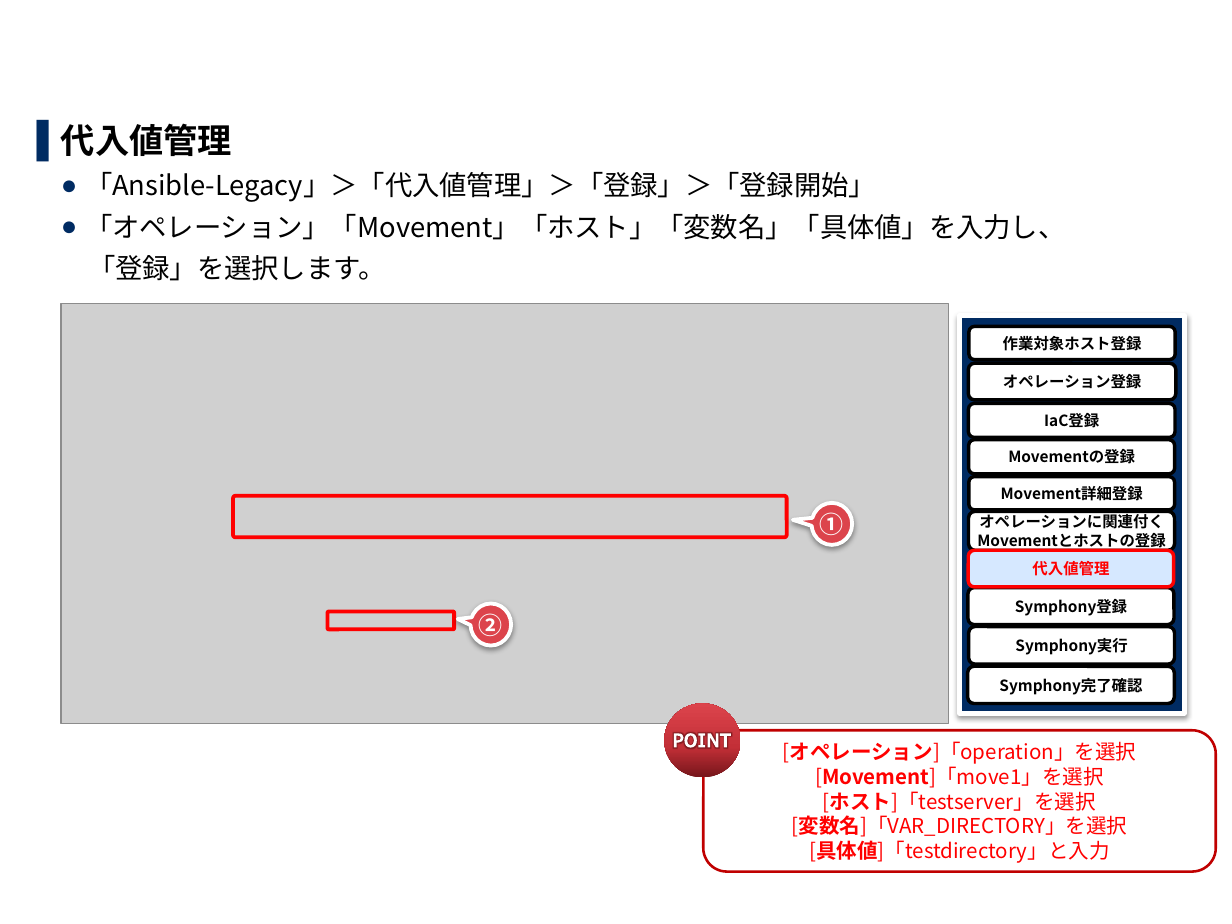
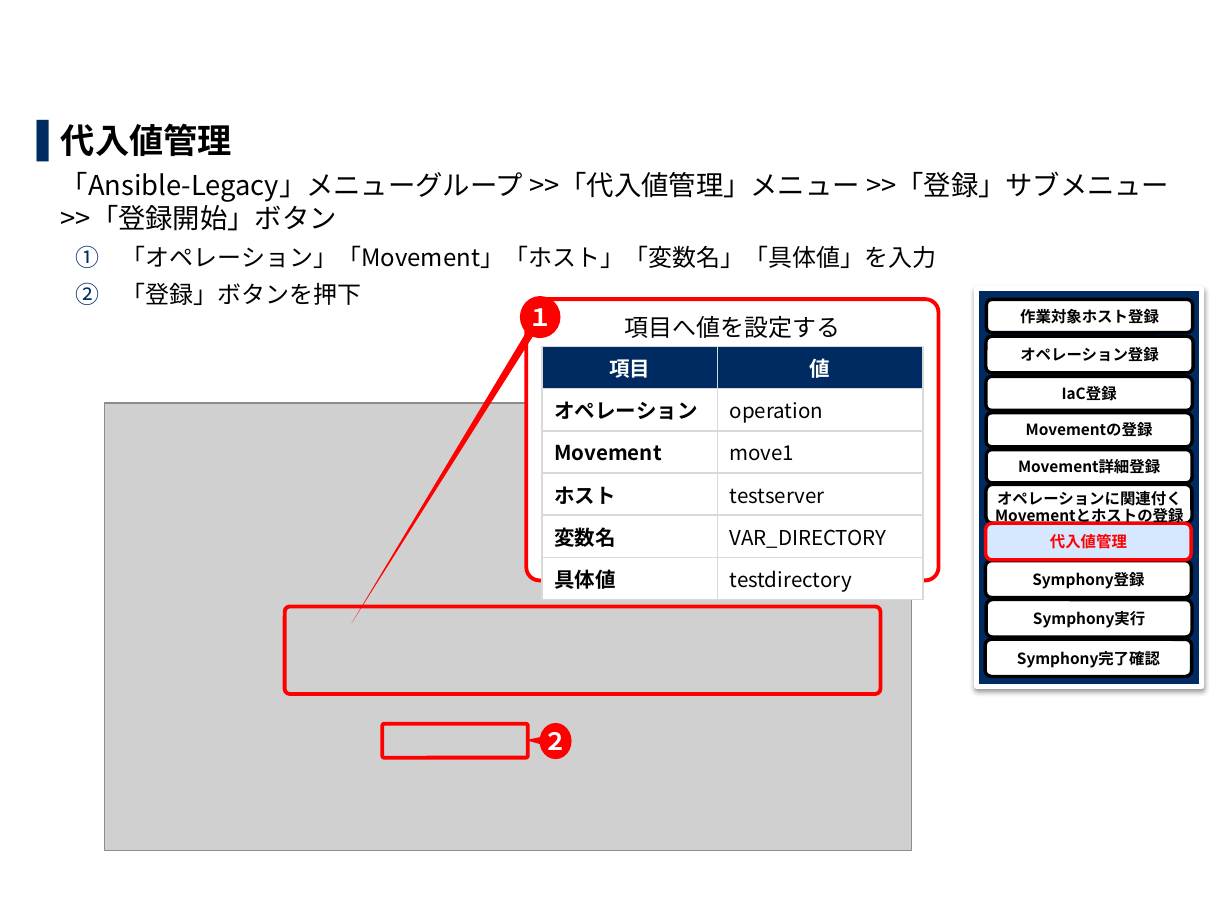
Before and after one commit to exastro-suite/it-automation-docs, a slide deck: slide 24 of asset/Learn_ja/ITA-base_practice_ja.pptx. Drawn at 1232x924 pixels with LibreOffice and Linux fonts; fonts in the diff are those of the drawing; grey boxes stand for pictures; background and template pictures are left out. Boxes give left, top, right and bottom in pixels: in the first picture for what was removed or moved away, otherwise in the second. Text is boxed around its words. In the diff, an @@ line names an element or a change of style, - is before the commit and + after.

Commit message:
modified:   ITA-Ansible-Driver_ja.pdf 	new file:   ITA-Ansible-Driver_ja.pptx 	new file:   ITA-base_classroom_lecture_ja.pdf 	new file:   ITA-base_classroom_lecture_ja.pptx 	modified:   ITA-base_practice_ja.pdf 	modified:   ITA-base_practice_ja.pptx 	deleted:    "ITA-Ansible-Driver_ja _\345\272\247\345\255\246.pptx" 	deleted:    ITA-base_classroom lecture_ja.pdf 	deleted:    ITA-base_classroom lecture_ja.pptx

```diff
--- a/asset/Learn_ja/ITA-base_practice_ja.pptx
+++ b/asset/Learn_ja/ITA-base_practice_ja.pptx
@@ text at <box>61,172,1169,305</box>: text changed @@
-  ● 「Ansible-Legacy」＞「代入値管理」＞「登録」＞「登録開始」
-  ● 「オペレーション」「Movement」「ホスト」「変数名」「具体値」を入力し、
-  「登録」を選択します。
+  「Ansible-Legacy」メニューグループ >>「代入値管理」メニュー >>「登録」サブメニュー >>「登録開始」ボタン
+    1. 「オペレーション」「Movement」「ホスト」「変数名」「具体値」を入力
+    2. 「登録」ボタンを押下
@@ speech bubble "１" at <box>520,296,561,338</box>: fill #DC444C to #FF0000; outline #FFFFFF 2.25 pt to none; shadow off; proportions changed @@
@@ speech bubble "１": place and size @@
-speech bubble "１" at <box>812,503,853,545</box>
+speech bubble "１" at <box>520,296,561,338</box>
@@ rounded rectangle added at <box>526,299,939,580</box>, fill #FFFFFF, outline #FF0000 2.25 pt, 14 pt, text #000000 @@
+項目へ値を設定する
@@ rectangle: place and size @@
-rectangle at <box>960,315,1184,713</box>
+rectangle at <box>977,288,1201,686</box>
@@ text in speech bubble at <box>528,308,552,326</box>: text changed @@
-①
+１
@@ table added at <box>542,346,923,596</box>, 6 rows, 2 columns @@
+項目 | 値
+オペレーション | operation
+Movement | move1
+ホスト | testserver
+変数名 | VAR_DIRECTORY
+具体値 | testdirectory
@@ picture: place and size @@
-picture at <box>60,303,949,723</box>
+picture at <box>105,403,912,850</box>
@@ 9 rounded rectangles: place and size @@
-9 rounded rectangles at <box>968,326,1175,664</box>
+9 rounded rectangles at <box>986,299,1193,637</box>
@@ rounded rectangle added at <box>986,484,1191,524</box>, fill #FFFFFF, outline #000000 2 pt @@
@@ rounded rectangle "オペレーションに関連付く" at <box>987,488,1193,527</box>: line spacing 1 to 10.4pt; fill #FFFFFF to none; outline #000000 2 pt to none @@
@@ rounded rectangle: place and size @@
-rounded rectangle at <box>233,495,786,537</box>
+rounded rectangle at <box>285,606,881,694</box>
@@ rounded rectangle "Symphony完了確認": place and size @@
-rounded rectangle "Symphony完了確認" at <box>967,667,1174,703</box>
+rounded rectangle "Symphony完了確認" at <box>986,639,1193,676</box>
@@ ellipse removed at <box>664,703,740,777</box> @@
@@ rounded rectangle: place and size @@
-rounded rectangle at <box>328,611,455,628</box>
+rounded rectangle at <box>382,723,527,758</box>
@@ speech bubble "２": place and size @@
-speech bubble "２" at <box>471,604,511,646</box>
+speech bubble "２" at <box>540,723,572,759</box>
@@ speech bubble "２" at <box>540,723,572,759</box>: fill #DC444C to #FF0000; outline #FFFFFF 2.25 pt to none; shadow off; proportions changed @@
@@ text in speech bubble at <box>544,726,568,757</box>: text changed @@
-②
+２
@@ freeform shape removed at <box>674,733,731,748</box> @@
@@ rounded rectangle removed at <box>703,731,1216,872</box> @@
-[オペレーション]「operation」を選択
-[Movement]「move1」を選択
-[ホスト]「testserver」を選択
-[変数名]「VAR_DIRECTORY」を選択
-[具体値]「testdirectory」と入力
```
Also in this commit, not shown: 24 other slides changed, 5 other files.
